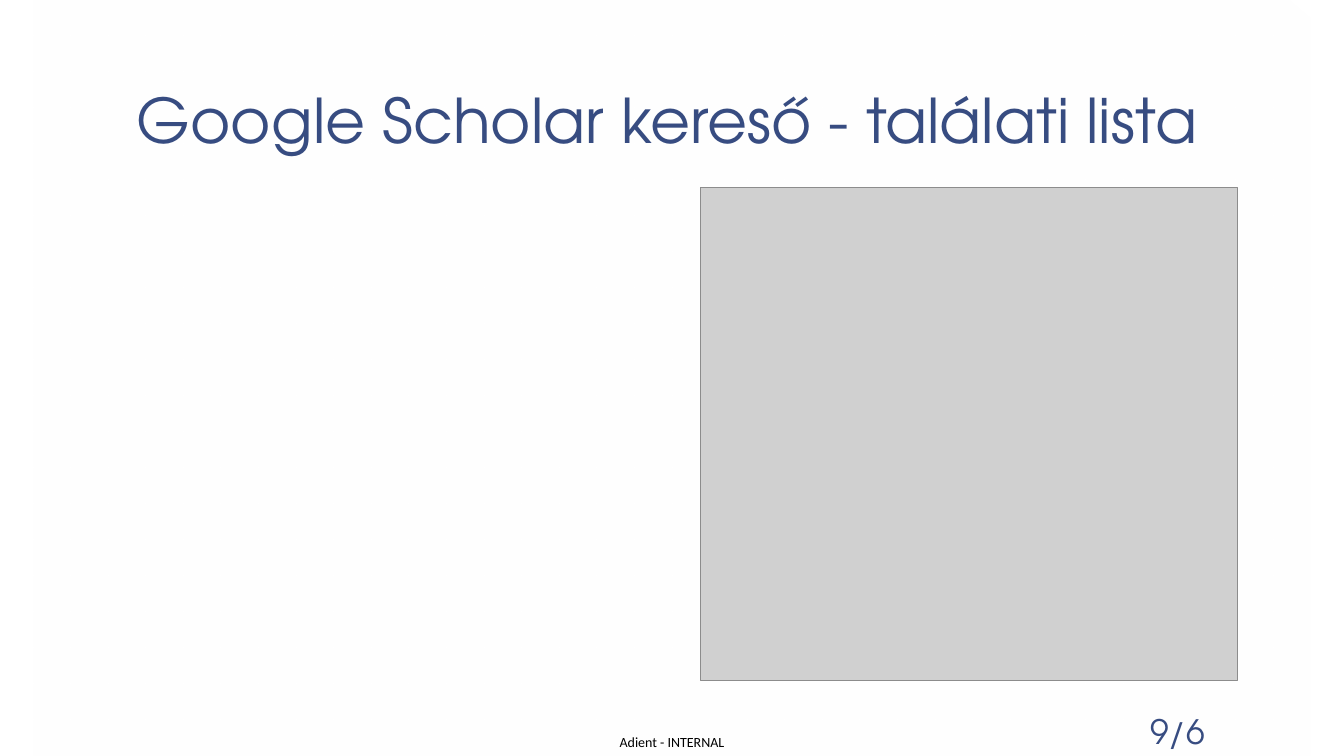
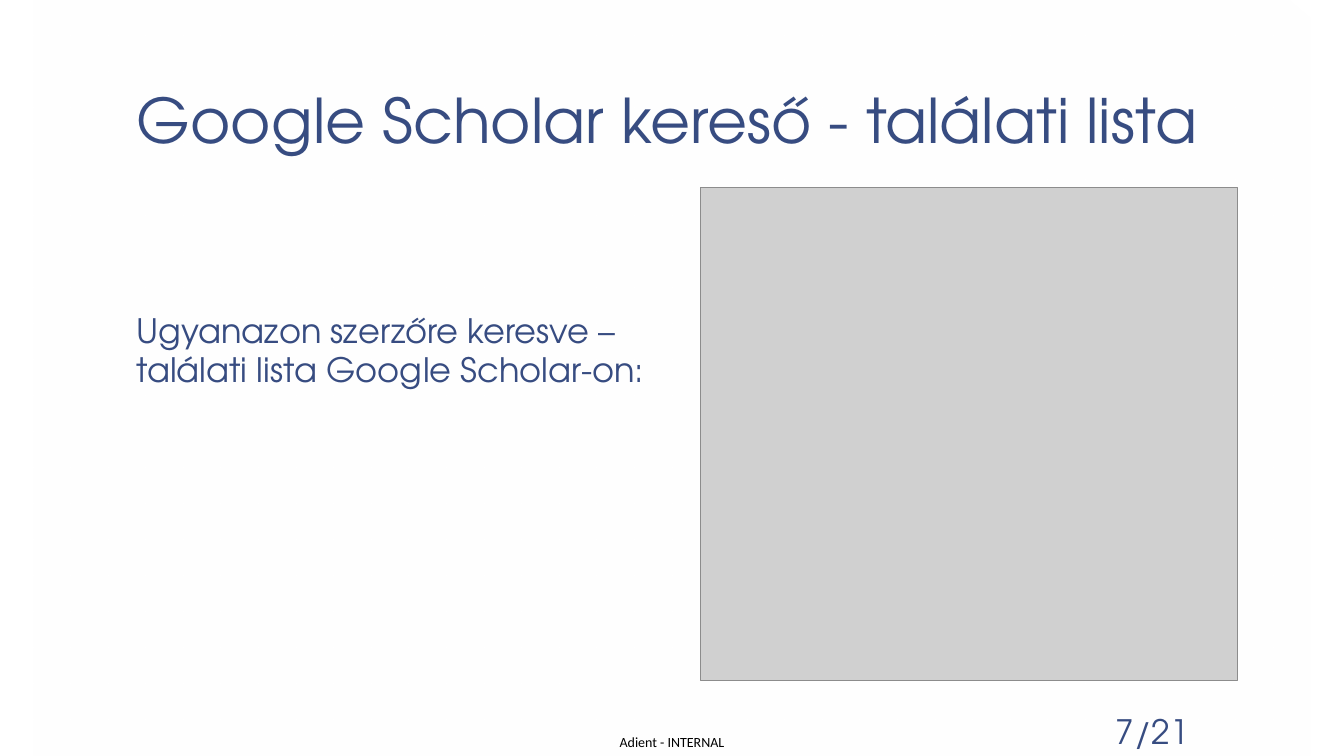
Before and after one commit to patmik2012/PubSync, a slide deck: slide 7 of Publikációs listák szinkronizálása.pptx (slide 6 before the commit). Drawn at 1344x756 pixels with LibreOffice and Linux fonts; fonts in the diff are those of the drawing; grey boxes stand for pictures; background and template pictures are left out. Boxes give left, top, right and bottom in pixels: in the first picture for what was removed or moved away, otherwise in the second. Text is boxed around its words. In the diff, an @@ line names an element or a change of style, - is before the commit and + after.

```diff
--- a/Publikációs listák szinkronizálása.pptx
+++ b/Publikációs listák szinkronizálása.pptx
@@ text added at (137, 318, 644, 390), 24 pt, text #374C81 @@
+Ugyanazon szerzőre keresve – találati lista Google Scholar-on:
@@ page number added at (1116, 718, 1189, 749), 24 pt, text #374C81 @@
+7/21
@@ page number removed at (1150, 718, 1204, 749) @@
-9/6
```
Also in this commit, not shown: 15 other slides changed, 3 slides added, 1 slide removed, 4 other files.
